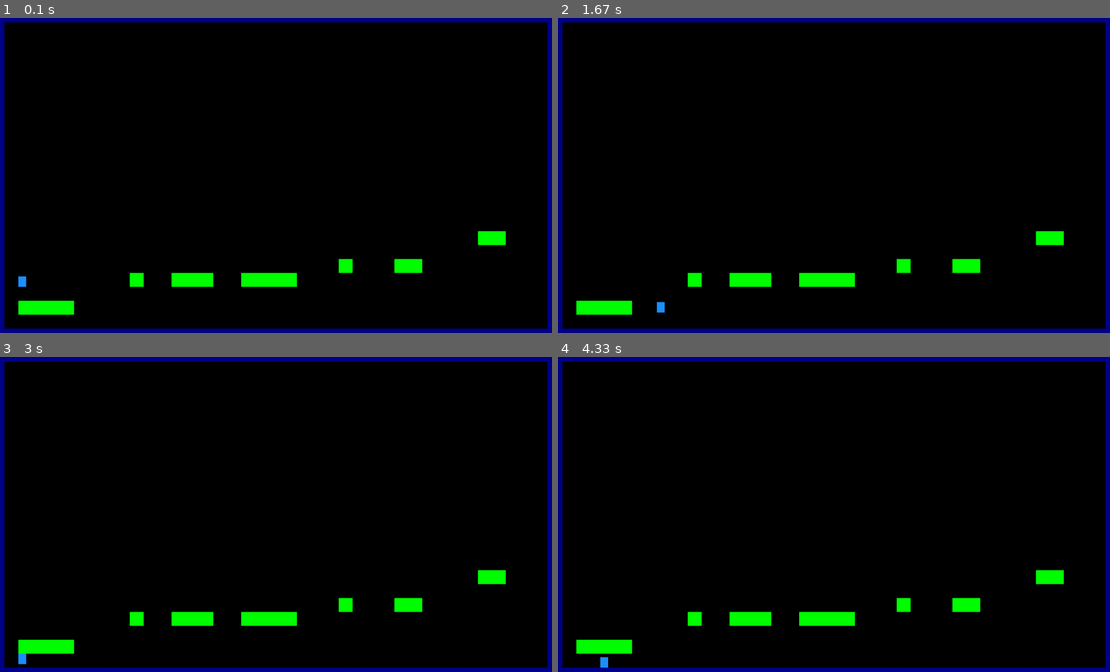
Above: before the commit, frames 1-4 (two rows, left to right).
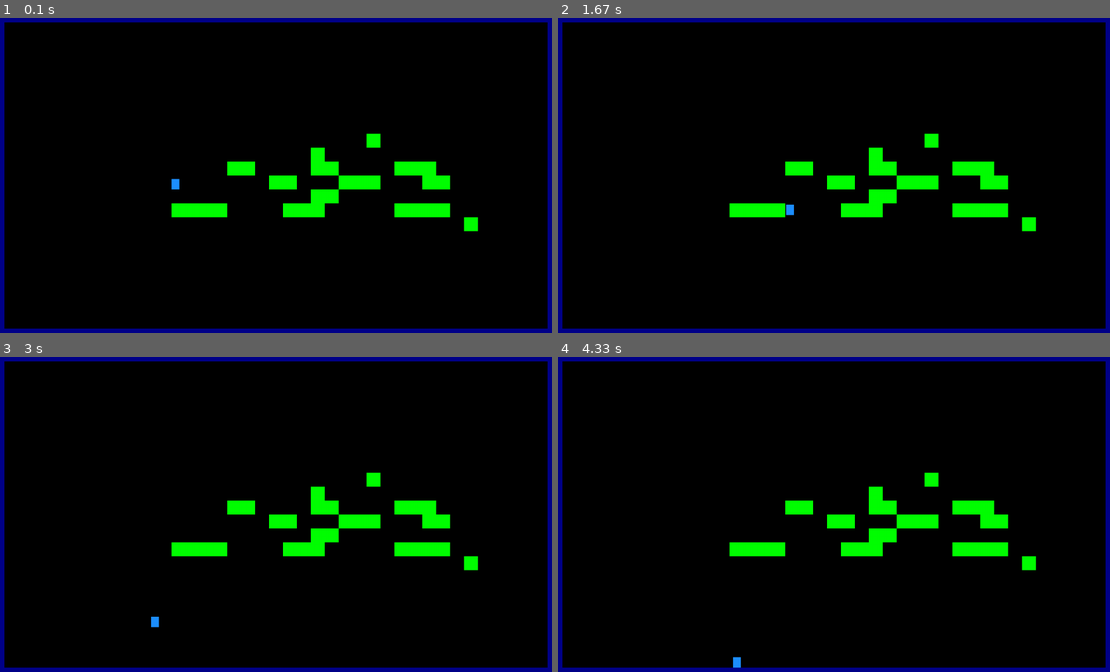
Above: after the commit, the same moments.

Repository: Imas7264/Pygame-Platformer
Game: pygame game, started from project/src/main.py
The game is run twice, just before and just after one commit, with the same random seed, the same clock (stepped at 60 frames per second) and the same inputs.
Inputs:
- Up to frame 1 (0.1 s): no input
- Up to frame 2 (1.67 s): hold Right 0.33-0.8 s; hold Up 0.83-1.13 s; hold Right 1.17-1.63 s
- Up to frame 3 (3 s): hold Left 1.67-2.2 s; hold Left 2.23-2.63 s; hold Up from 2.67 s (still down)
- Up to frame 4 (4.33 s): release Up at 3.03 s; hold Right 3.07-3.7 s; hold Left 3.73-4.2 s; hold Right from 4.23 s (still down)

The runs differ from the first frame. In frame 1, 5.6% of the frame differs, in the area x 3-92%, y 36-95%; in frame 2, 5.6%; in frame 3, 5.6%; in frame 4, 5.6%, in the area x 3-92%, y 36-99%.

Commit message:
Implemented network based platfom generation

Diff:
--- a/project/src/level/level_generator.py
+++ b/project/src/level/level_generator.py
@@ -90,3 +90,77 @@
  level = ["".join(row) for row in level]
 
  return level
+
+
+def generate_network_level():
+ level = []
+
+ #Boundary generation
+ for row in range(HEIGHT):
+  if row == 0 or row == HEIGHT-1:
+   level.append("#" * WIDTH)
+  else:
+   level.append("#" + (" " * (WIDTH-2)) + "#")
+
+ level = [list(row) for row in level]
+
+ player_x, player_y = WIDTH//3, HEIGHT//2
+ level[player_y][player_x] = "P"
+
+ floor_row = player_y + 2
+ floor_length = 4
+ for col in range(player_x, player_x+floor_length):
+  level[floor_row][col] = "G"
+
+ #Platform generation
+ active_platforms = [
+  [player_x, floor_row, floor_length, 0], #(x, y, length, connected platforms<max=2>)
+ ]
+
+ platform_count = random.randint(5, 12)
+
+ i=platform_count
+ while i>0:
+  dx = random.randint(2,4)
+  dy = random.randint(-2,2)
+  platform_length = random.randint(1,4)
+
+  parent = random.choice(active_platforms)
+  direction = random.choice(["left", "up", "right", "down"])
+
+  if direction == "right":
+   new_x = parent[0] + parent[2] + dx
+   new_y = parent[1] + dy
+
+  elif direction == "left":
+   new_x = parent[0] - dx
+   new_y = parent[1] + dy
+
+  elif direction == "up":
+   new_x = parent[0] + dx
+   new_y = parent[1] + dy + 1
+
+  elif direction == "down":
+   new_x = parent[0] + dx
+   new_y = parent[1] + dy - 2
+
+  level = create_platform(new_x, new_y, platform_length, level)
+  parent[3] += 1
+
+  if parent[3] >=2:
+   active_platforms.remove(parent)
+
+  active_platforms.append([new_x, new_y, platform_length, 0])
+  i -= 1
+
+ print("Total platforms: ", platform_count)
+ level = ["".join(row) for row in level]
+
+ return level
+
+
+def create_platform(x, y, length, level):
+ for i in range(length):
+  level[y][x + i] = "G"
+
+ return level
--- a/project/src/main.py
+++ b/project/src/main.py
@@ -2,7 +2,7 @@
 import pygame
 from settings import *
 from level.level import Level
-from level.level_generator import generate_level_random, generate_level_path
+from level.level_generator import generate_level_random, generate_level_path, generate_network_level
 from level.level_data import LEVEL_0
 class Game:
  def __init__(self):
@@ -12,7 +12,8 @@
   self.clock = pygame.time.Clock()
 
   # self.level = Level(generate_level_random())
-  self.level = Level(generate_level_path())
+  # self.level = Level(generate_level_path())
+  self.level = Level(generate_network_level())
   # self.level = Level(LEVEL_0)  # Static Level
 
 
